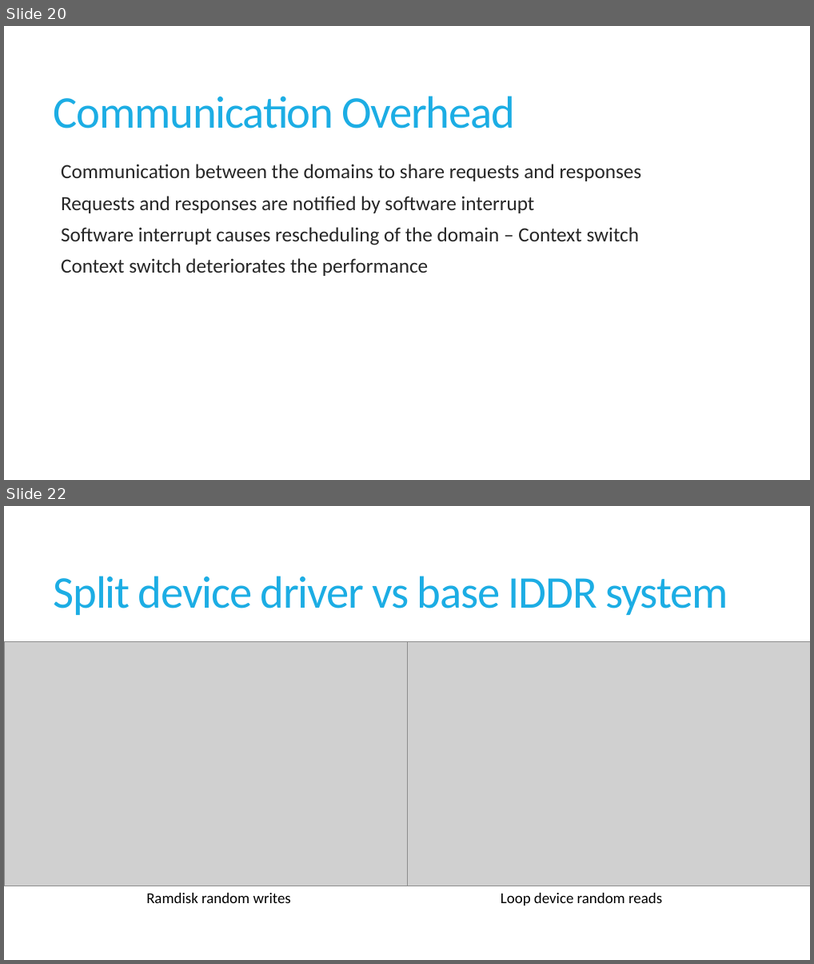
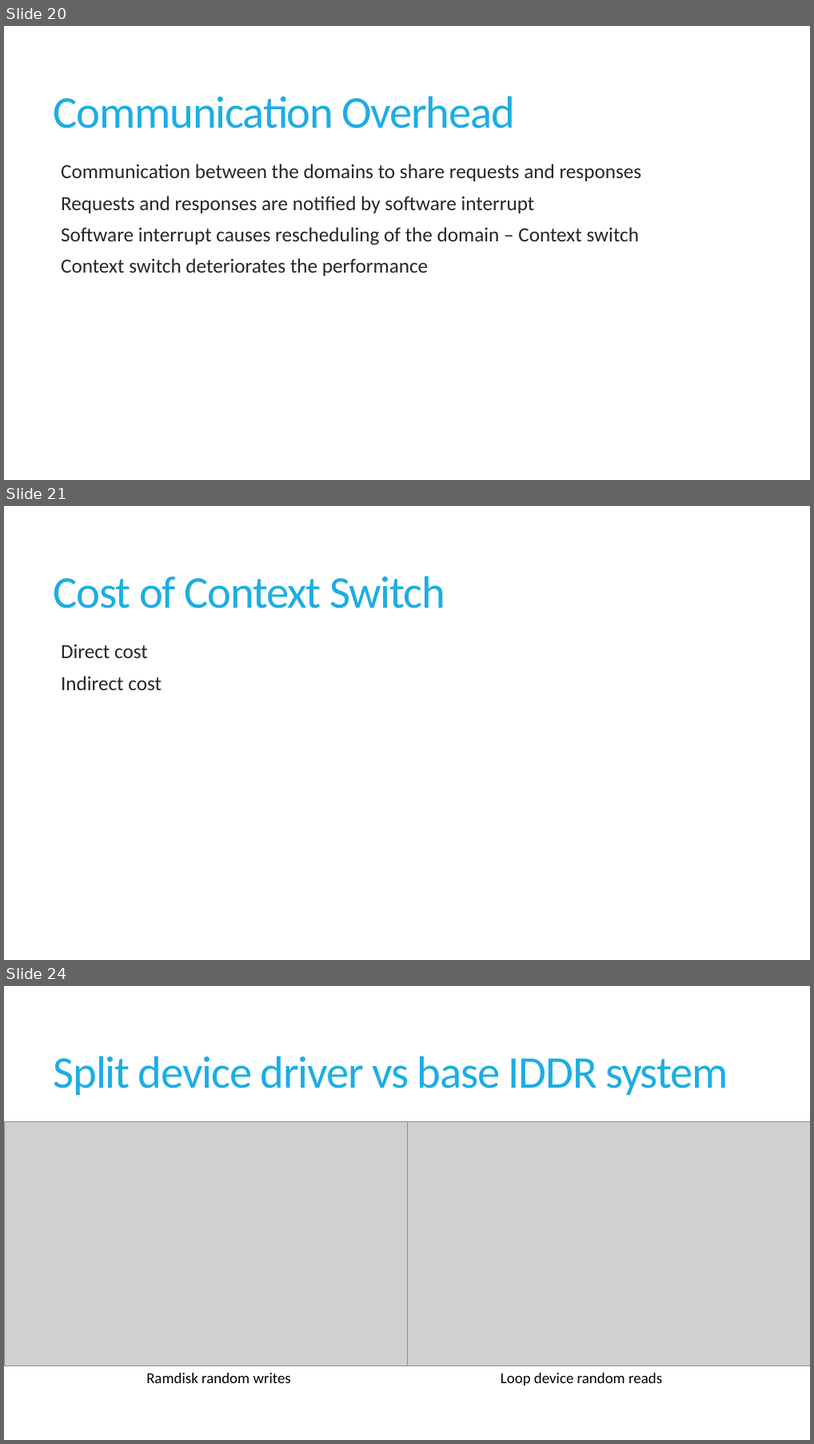
Before and after one commit to sushirol/Isolated-Driver-Domain, a slide deck: doc/presentation/IDDR.pptx. Shown one above the other, each under a label of ours: slides 20 and 22 before the commit, slides 20, 21 and 24 after it; the slides between them are not shown. The pictures are 814x964 and 814x1444 pixels, drawn with LibreOffice and Linux fonts; fonts in the diff are those of the drawing; grey boxes stand for pictures. Boxes give left, top, right and bottom in pixels: in the first picture for what was removed or moved away, otherwise in the second. Text is boxed around its words. In the diff, an @@ line names an element or a change of style, - is before the commit and + after.

```diff
--- a/doc/presentation/IDDR.pptx
+++ b/doc/presentation/IDDR.pptx
@@ slide 21 added at box(4, 506, 810, 960), background #FFFFFF @@
@@ title added at box(54, 576, 446, 608), 54 pt, text #1CADE4 @@
+Cost of Context Switch
@@ text added at box(61, 644, 162, 690), 24 pt, text #262626 @@
+  Direct cost
+  Indirect cost
@@ what was slide 22 is now slide 24 @@
```
Also in this commit, not shown: 2 slides changed, 1 other slide added.
